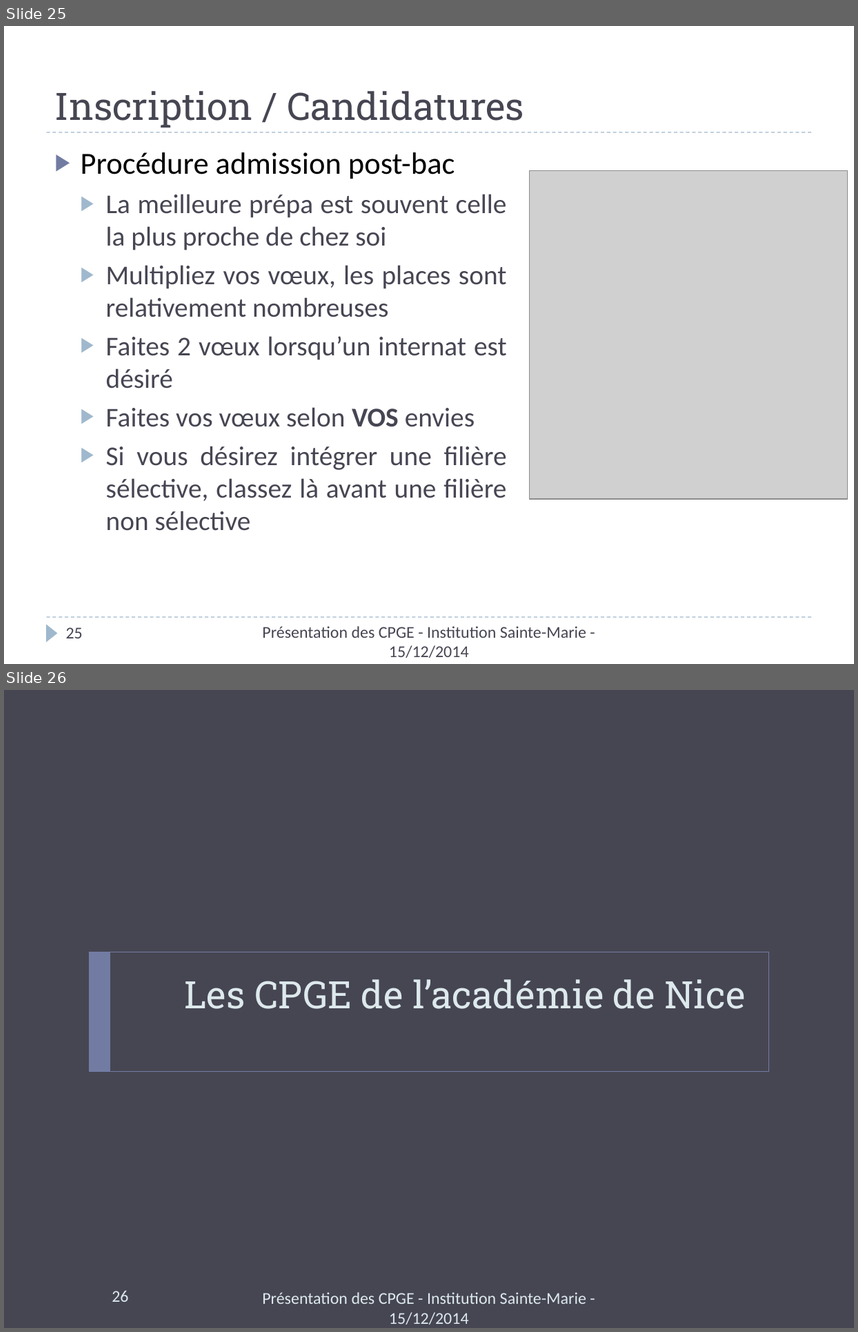
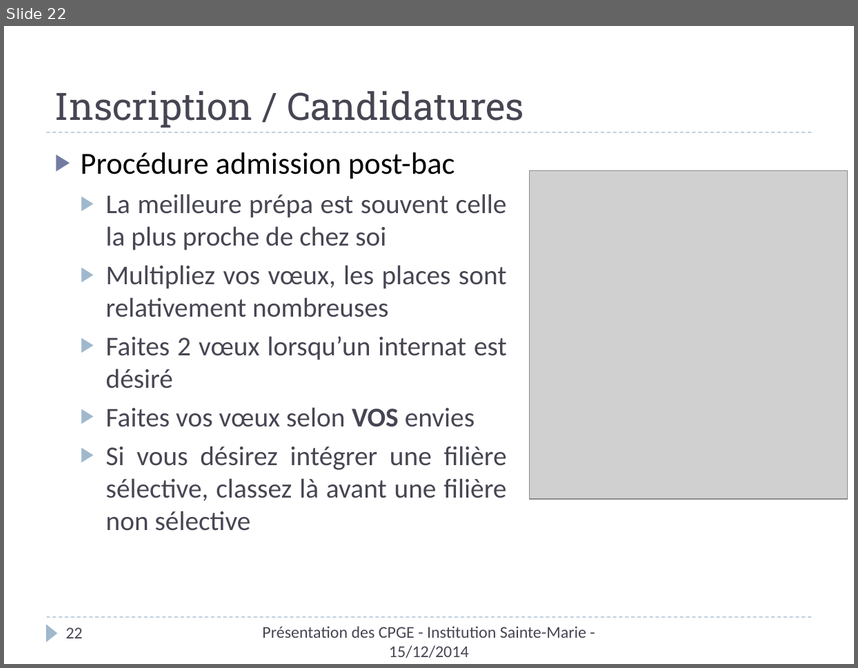
Before and after one commit to xpessoles/Orientation, a slide deck: Rouviere/PresentationCPGE_ISM.pptx. Shown one above the other, each under a label of ours: slides 25 and 26 before the commit, slide 22 after it. The pictures are 858x1332 and 858x668 pixels, drawn with LibreOffice and Linux fonts; fonts in the diff are those of the drawing; grey boxes stand for pictures. Boxes give left, top, right and bottom in pixels: in the first picture for what was removed or moved away, otherwise in the second. Text is boxed around its words. In the diff, an @@ line names an element or a change of style, - is before the commit and + after.

```diff
--- a/Rouviere/PresentationCPGE_ISM.pptx
+++ b/Rouviere/PresentationCPGE_ISM.pptx
@@ slide 26 removed at box(4, 690, 854, 1328), background #464653 @@
@@ rectangle removed at box(89, 952, 769, 1071) @@
@@ rectangle removed at box(89, 952, 110, 1071) @@
@@ title removed at box(184, 979, 746, 1009) @@
-Les CPGE de l’académie de Nice
@@ page number removed at box(112, 1290, 128, 1301) @@
-26
@@ text removed at box(262, 1292, 586, 1324) @@
-Présentation des CPGE - Institution Sainte-Marie - 15/12/2014
@@ what was slide 25 is now slide 22 @@
@@ page number at box(66, 627, 83, 638): text changed @@
-25
+22
```
Also in this commit, not shown: 4 slides changed, 3 other slides removed.
